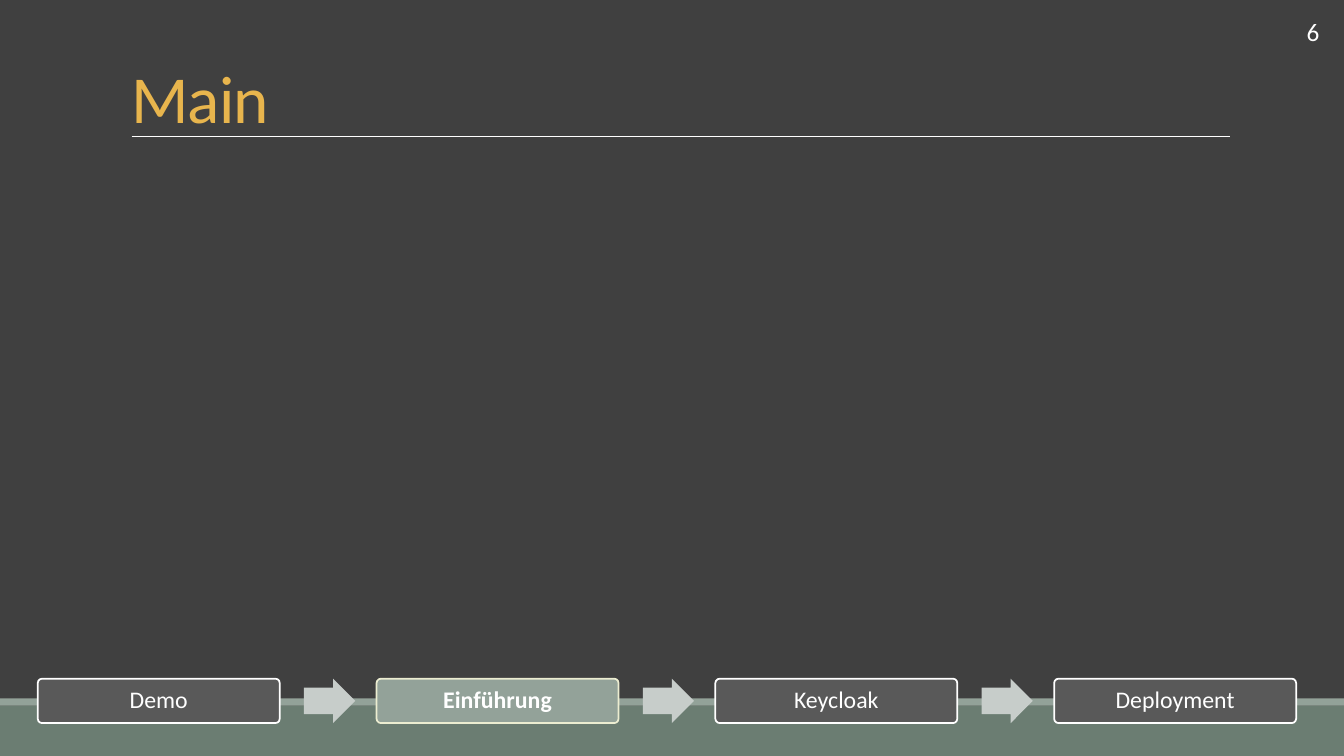
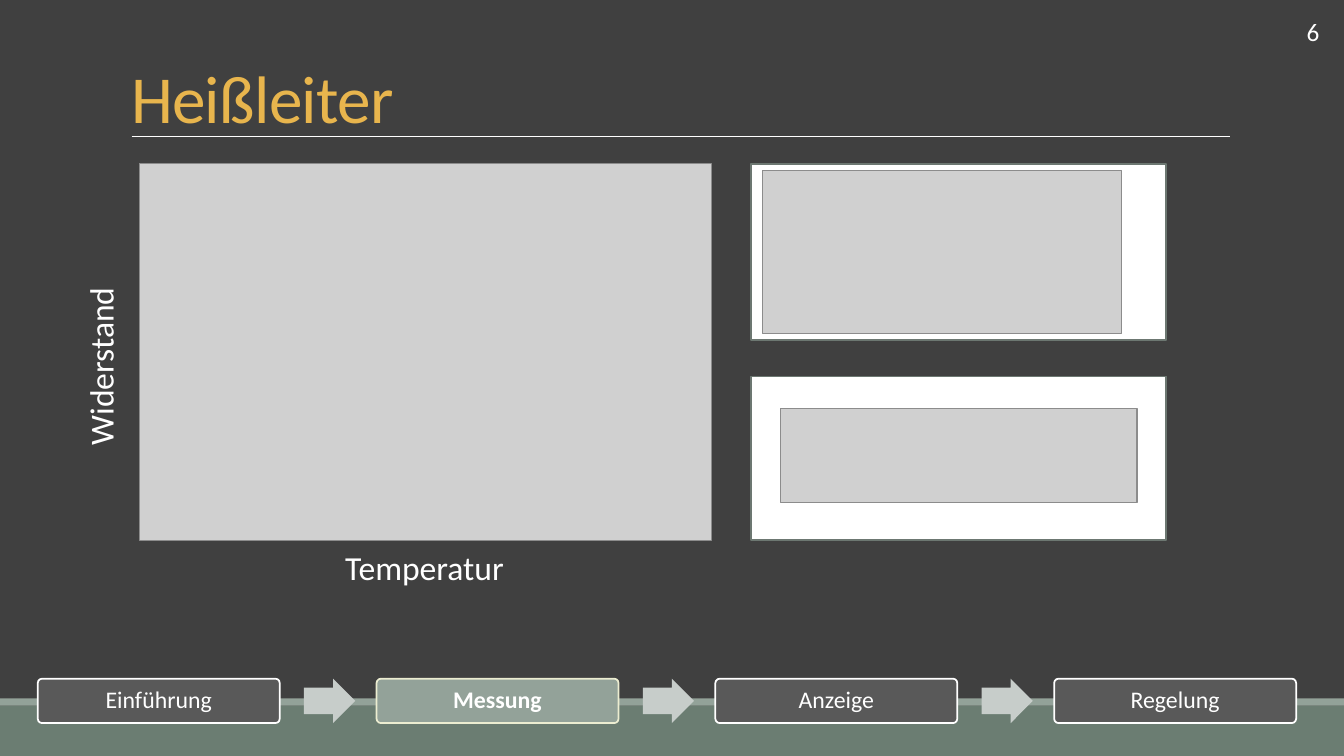
Before and after one commit to fluoxa/funWithFan, a slide deck: slide 8 of CS14FunWithLuefter/Vortrag/Thermoluefter.pptx. Drawn at 1344x756 pixels with LibreOffice and Linux fonts; fonts in the diff are those of the drawing; grey boxes stand for pictures. Boxes give left, top, right and bottom in pixels: in the first picture for what was removed or moved away, otherwise in the second. Text is boxed around its words. In the diff, an @@ line names an element or a change of style, - is before the commit and + after.

```diff
--- a/CS14FunWithLuefter/Vortrag/Thermoluefter.pptx
+++ b/CS14FunWithLuefter/Vortrag/Thermoluefter.pptx
@@ title at (131,76,394,137): text changed @@
-Main
+Heißleiter
@@ picture added at (139,164,711,540) @@
@@ rectangle added at (751,164,1167,341), fill #FFFFFF, outline #6D7871 1.25 pt @@
@@ picture added at (762,170,1121,334) @@
@@ text added at (82,302,123,440), 24 pt, text #FFFFFF @@
+Widerstand
@@ rectangle added at (751,377,1167,540), fill #FFFFFF, outline #6D7871 1.25 pt @@
@@ picture added at (780,408,1137,502) @@
@@ text added at (345,558,504,586), 24 pt, text #FFFFFF @@
+Temperatur
@@ text "Einführung": place and size @@
-text "Einführung" at (443,691,552,712)
+text "Einführung" at (106,691,212,712)
@@ text "Einführung" at (106,691,212,712): bold off @@
@@ text removed at (130,692,188,708) @@
-Demo
@@ text added at (453,692,542,712), 17 pt, text #FFFFFF, bold @@
+Messung
@@ text at (799,691,874,712): text changed @@
-Keycloak
+Anzeige
@@ text at (1131,691,1220,712): text changed @@
-Deployment
+Regelung
```
Also in this commit, not shown: 5 other slides changed, 10 slides added, 6 other files.
